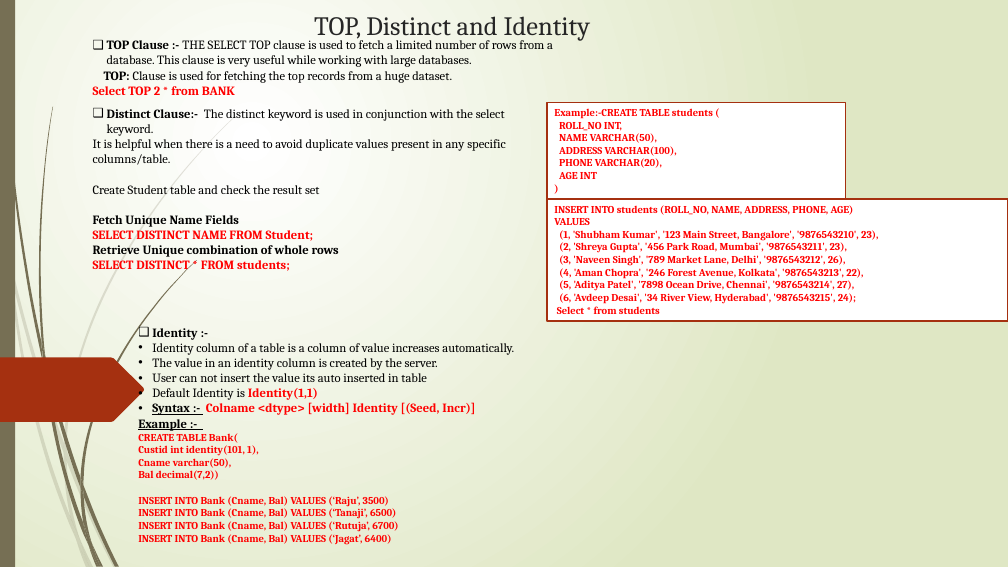
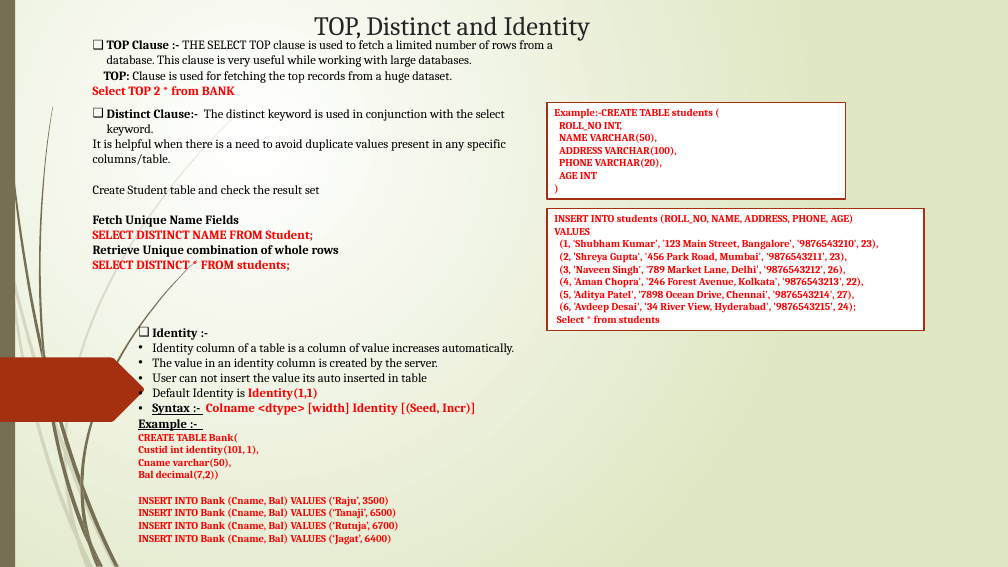
Before and after one commit to tanajisulagave/SQL-Server, a slide deck: slide 8 of SQL Server/SQL_PPT.pptx. Drawn at 1008x567 pixels with LibreOffice and Linux fonts; fonts in the diff are those of the drawing. Boxes give left, top, right and bottom in pixels: in the first picture for what was removed or moved away, otherwise in the second. Text is boxed around its words. In the diff, an @@ line names an element or a change of style, - is before the commit and + after.

```diff
--- a/SQL Server/SQL_PPT.pptx
+++ b/SQL Server/SQL_PPT.pptx
@@ rectangle "INSERT INTO students (ROLL_NO, NAME, ..." resized from (x1=547, y1=199, x2=1008, y2=321) to (x1=547, y1=209, x2=925, y2=331) @@
```
Also in this commit, not shown: 6 other slides changed, 3 slides added.
